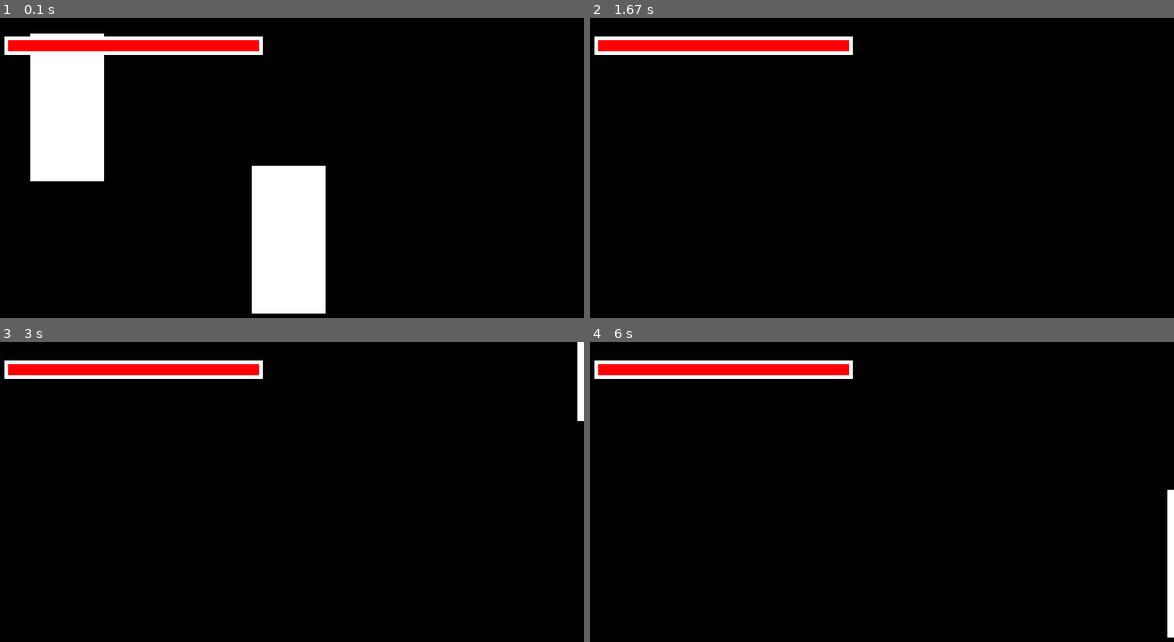
Above: before the commit, frames 1-4 (two rows, left to right).
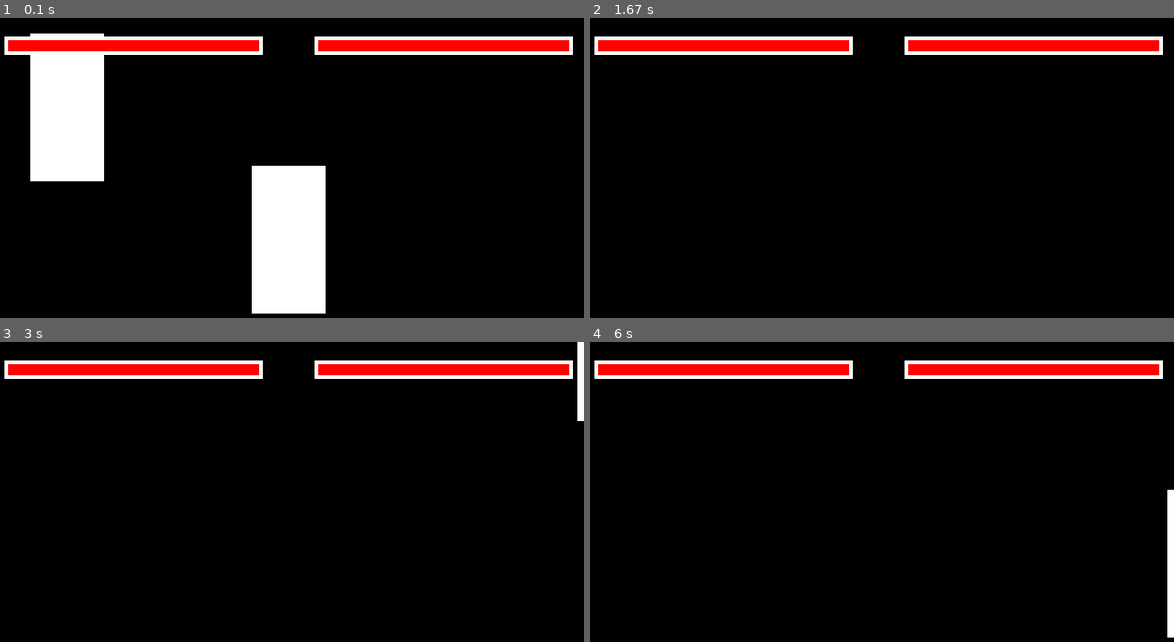
Above: after the commit, the same moments.

Repository: AJHS-Kelley/8b-ajhs-game-programming-23-24-MajinMusic
Game: pygame game, started from gameProgramming/09_finalProject/finalProject.py
Two runs of this game, one before a commit and one after it. Both use one fixed random seed, a clock stepped at 60 frames per second and the inputs below.
Inputs:
- Up to frame 1 (0.1 s): no input
- Up to frame 2 (1.67 s): hold Right 0.33-0.8 s; hold Up 0.83-1.13 s; tap Space at 0.9, 1.23, 1.53 s; hold Right 1.17-1.63 s; hold D 1.17-1.63 s
- Up to frame 3 (3 s): hold Left 1.67-2.2 s; hold A 1.67-2.2 s; tap Space at 1.73, 2.03, 2.3, 2.6, 2.73 s; hold Left 2.23-2.63 s; hold A 2.23-2.63 s; hold Up from 2.67 s (still down)
- Up to frame 4 (6 s): release Up at 3.03 s; hold Right 3.07-3.7 s; hold D 3.07-3.7 s; tap Space at 3.13, 3.43, 3.8, 4.1, 4.3, 4.6, 5.63, 5.93 s; hold Left 3.73-4.2 s; hold A 3.73-4.2 s; hold Right 4.23-4.7 s; hold D 4.23-4.7 s; hold Left from 5.57 s (still down); hold A from 5.57 s (still down)

The runs differ from the first frame. In frame 1, 2.7% of the frame differs, in the area x 53-99%, y 6-13%; in frame 2, 2.7%; in frame 3, 2.7%; in frame 4, 2.7%.

Commit message:
finalProject.py
Checking how to fix a bug.

Diff:
--- a/gameProgramming/09_finalProject/finalProject.py
+++ b/gameProgramming/09_finalProject/finalProject.py
@@ -55,6 +55,14 @@
 test_Hfilling = pygame.Surface((340, 15))
 test_Hfilling.fill('Red')
 test_filling = test_Hfilling.get_rect(midbottom = (190, 45))
+
+test_health2 = pygame.Surface((350, 25))
+test_health2.fill('White')
+test_HRect2 = test_health.get_rect(midbottom = (610, 50))
+
+test_Hfilling2 = pygame.Surface((340, 15))
+test_Hfilling2.fill('Red')
+test_filling2 = test_Hfilling.get_rect(midbottom = (610, 45))
 
 #create players
 player1_surface = pygame.image.load('img\square.png').convert()
@@ -124,6 +132,8 @@
     screen.blit(player2_surface, player2_rect)
     screen.blit(test_health, test_HRect)
     screen.blit(test_Hfilling, test_filling)
+    screen.blit(test_health2, test_HRect2)
+    screen.blit(test_Hfilling2, test_filling2)
 
 
     pygame.display.update()
